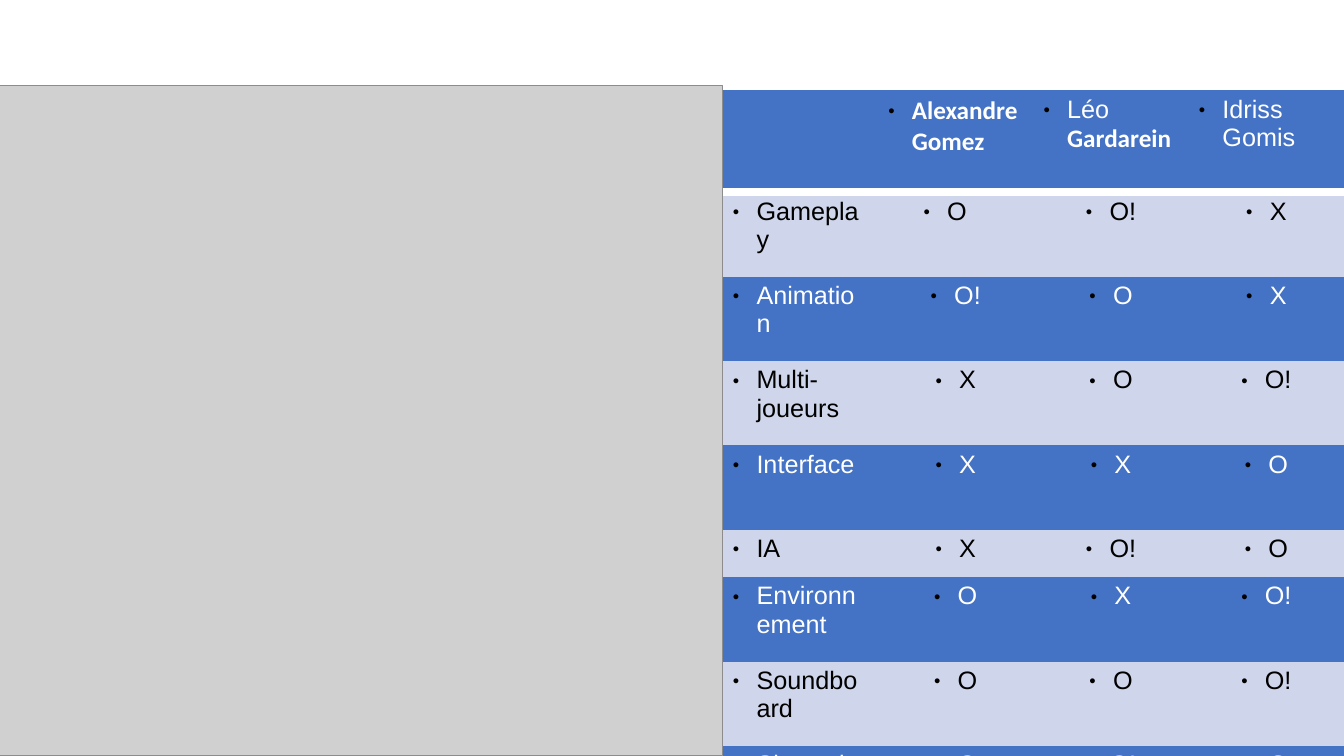
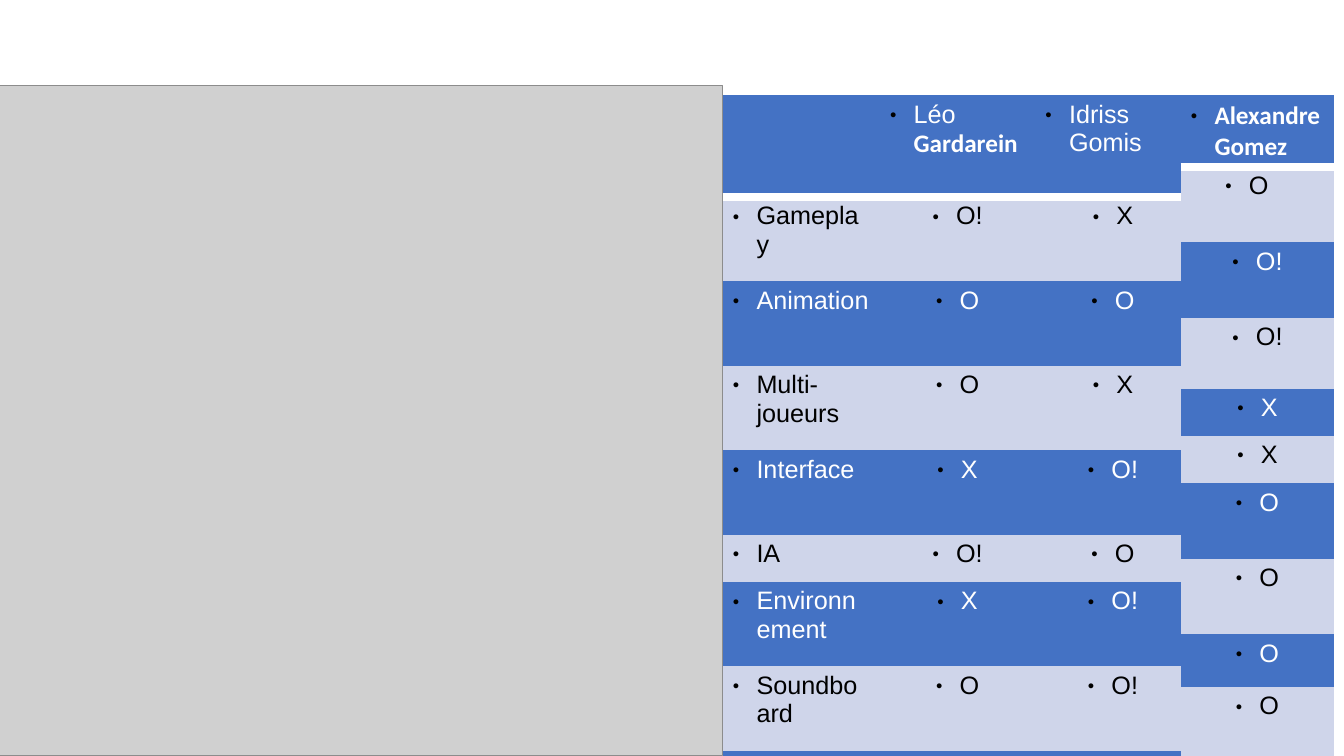
Before and after one commit to AlexandrEpita/Bizarre-Chess-Adventure, a slide deck: slide 3 of diapo soutenance.odp. Drawn at 1344x756 pixels with LibreOffice and Linux fonts; fonts in the diff are those of the drawing; grey boxes stand for pictures. Boxes give left, top, right and bottom in pixels: in the first picture for what was removed or moved away, otherwise in the second. Text is boxed around its words. In the diff, an @@ line names an element or a change of style, - is before the commit and + after.

```diff
--- a/diapo soutenance.odp
+++ b/diapo soutenance.odp
@@ table at (723, 95, 1191, 756) @@
-column 2: Alexandre Gomez | O | O! | X | X | X | O | O | O | O
-column 3: Léo Gardarein | O! | O | O | X | O! | X | O | O! | X
-column 4: Idriss Gomis | X | X | O! | O | O | O! | O! | O | X
+column 2: Léo Gardarein | O! | O | O | X | O! | X | O | O! | O
+column 3: Idriss Gomis | X | O | X | O! | O | O! | O! | O | O
@@ table: place and size @@
-table at (723, 91, 1344, 756)
+table at (723, 95, 1191, 756)
@@ table added at (1181, 95, 1334, 756), 10 rows, 1 columns @@
+Alexandre Gomez
+O
+O!
+O!
+X
+X
+O
+O
+O
+O
```
Also in this commit, not shown: 1 other slide changed.
